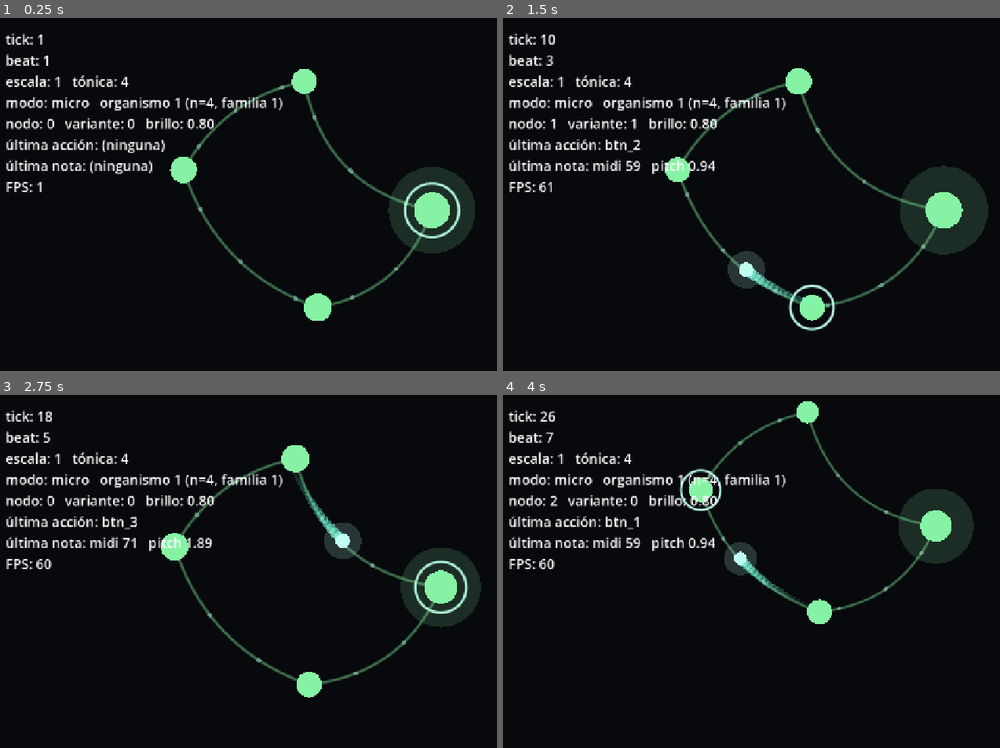
Above: before the commit, frames 1-4 (two rows, left to right).
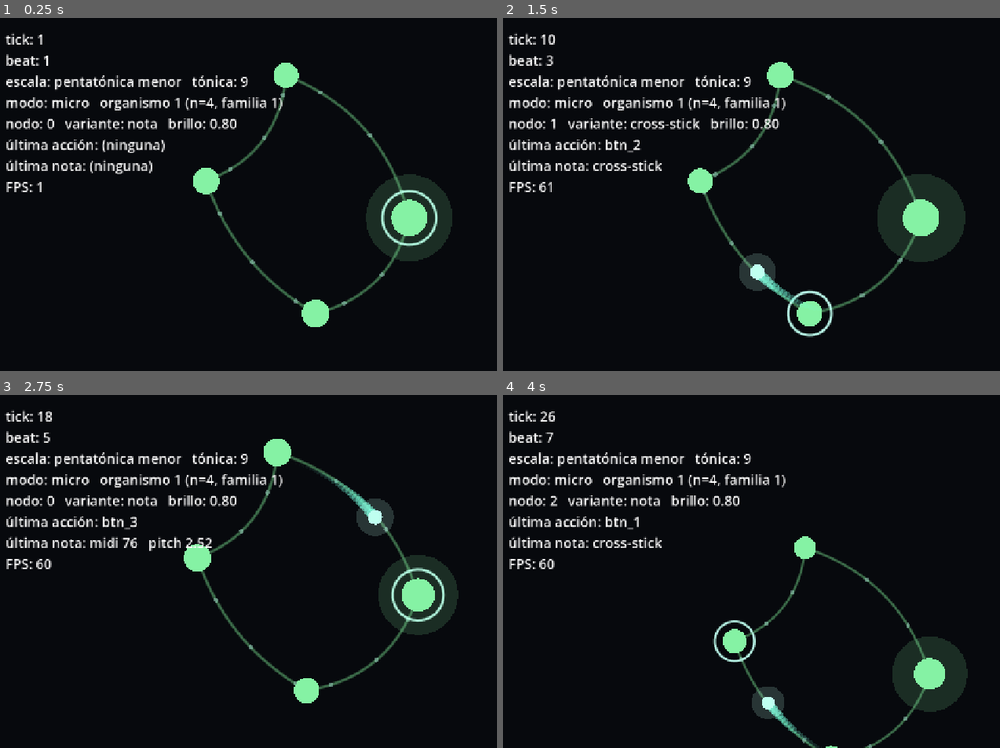
Above: after the commit, the same moments.

Repository: maximorales36-png/Arcumai-Organismo
Game: Godot game, scene res://src/view/main.tscn
The game is run twice, just before and just after one commit, with the same random seed, the same clock (stepped at 60 frames per second) and the same inputs.
Inputs:
- Up to frame 1 (0.25 s): no input
- Up to frame 2 (1.5 s): hold D (joy_right) 0.53-1.28 s; tap H (btn_1) at 0.6 s; hold S (joy_down) from 1.28 s (still down); tap J (btn_2) at 1.35 s
- Up to frame 3 (2.75 s): release S (joy_down) at 2.03 s; hold D (joy_right) from 2.03 s (still down); tap K (btn_3) at 2.1 s
- Up to frame 4 (4 s): release D (joy_right) at 2.78 s; hold W (joy_up) 2.78-3.53 s; tap L (btn_4) at 2.85 s; hold A (joy_left) from 3.53 s (still down); tap H (btn_1) at 3.6 s

The runs differ from the first frame. In frame 1, 7.7% of the frame differs, in the area x 11-96%, y 12-88%; in frame 2, 9.0%; in frame 3, 8.9%; in frame 4, 11%, in the area x 11-95%, y 1-100%.

Commit message:
M9: cross-stick, bombo, silencio y escala unica

Diff:
--- a/src/core/config.gd
+++ b/src/core/config.gd
@@ -48,7 +48,13 @@
 const VOICE_CAP := 16
 const SAMPLE_ROOT_MIDI := 60
 const FAMILY_COUNT := 3
-const VARIANT_COUNT := 3
+# Variantes por familia (R-25): B2 en Micro cicla entre estos cuatro estados.
+# La 0 conserva la nota afinada de la familia; la 3 mutea el nodo.
+const VARIANT_COUNT := 4
+const VARIANT_PITCHED := 0
+const VARIANT_CROSS_STICK := 1
+const VARIANT_KICK := 2
+const VARIANT_SILENCE := 3
 const FOCUS_OTHERS_DB := -9.0
 const FOCUS_OTHERS_LPF_HZ := 1200.0
 const FOCUS_FADE_S := 0.4
@@ -67,12 +73,11 @@
 const BRIGHTNESS_DEFAULT := 0.8
 const BRIGHTNESS_SPEED := 0.8
 
-# Escalas en semitonos desde la tónica, en el orden del sorteo de R-24.
-const SCALES := [
-	[0, 3, 5, 7, 10],
-	[0, 2, 4, 7, 9],
-	[0, 2, 3, 5, 7, 9, 10],
-]
+# Escala única de la instalación (R-24): todas las notas de todos los
+# organismos salen de acá. La tónica se sortea por sesión para que cada
+# función tenga otra altura, pero el modo es siempre el mismo.
+const SCALE := [0, 3, 5, 7, 10]
+const SCALE_NAME := "pentatónica menor"
 
 # Único listado de acciones de input: la escena de depuración y el router
 # leen de acá para no repetir strings.
@@ -106,3 +111,18 @@
 # R-26: el brillo mueve el corte del pasabajos entre 800 Hz y 16 kHz.
 static func cutoff_hz(brightness: float) -> float:
 	return 800.0 * pow(20.0, clampf(brightness, 0.0, 1.0))
+
+
+# Nombre de la variante para el overlay de desarrollo y el instructivo.
+static func variant_name(variant: int) -> String:
+	match variant:
+		VARIANT_PITCHED:
+			return "nota"
+		VARIANT_CROSS_STICK:
+			return "cross-stick"
+		VARIANT_KICK:
+			return "bombo"
+		VARIANT_SILENCE:
+			return "silencio"
+		_:
+			return "?"
--- a/src/view/main.gd
+++ b/src/view/main.gd
@@ -115,14 +115,13 @@
 func _start_session() -> void:
 	_dispose_world()
 
-	# Cada sesión sortea de nuevo escala y tónica (R-24, R-37). La semilla sale
-	# del reloj del sistema: el juego no debe repetir la misma pieza siempre.
+	# La escala es siempre la misma (R-24); solo se sortea la tónica para que
+	# cada sesión tenga otra altura. La semilla sale del reloj del sistema.
 	var rng := RandomNumberGenerator.new()
 	rng.seed = Time.get_ticks_usec()
-	var scale_index := rng.randi_range(0, Config.SCALES.size() - 1)
-	_scale = Config.SCALES[scale_index]
+	_scale = Config.SCALE
 	_tonic = rng.randi_range(0, 11)
-	_scale_label.text = "escala: %d   tónica: %d" % [scale_index + 1, _tonic]
+	_scale_label.text = "escala: %s   tónica: %d" % [Config.SCALE_NAME, _tonic]
 
 	_world = World.new(rng)
 	# El mundo nuevo necesita el tick actual para anclar bien el organismo.
@@ -234,15 +233,25 @@
 
 
 # Cada nodo suena con su variante y en el bus de su organismo (R-25, R-26).
+# La variante 3 es silencio: el nodo sigue pulsando en pantalla pero no gasta
+# voz. Las percusiones (cross-stick y bombo) no se transponen: suenan siempre
+# igual, porque no representan una altura de la escala.
 func _play_node(organism: OrganismState, node_index: int) -> void:
-	var midi := PitchMapping.midi_for_node(organism.model.nodes[node_index].y, organism.model.n, _scale, _tonic)
-	var pitch := PitchMapping.pitch_scale_for_midi(midi)
 	var variant := organism.session.variant_of(node_index)
+	if variant == Config.VARIANT_SILENCE:
+		_note_label.text = "última nota: silencio"
+		return
+	var pitch := 1.0
+	if variant == Config.VARIANT_PITCHED:
+		var midi := PitchMapping.midi_for_node(organism.model.nodes[node_index].y, organism.model.n, _scale, _tonic)
+		pitch = PitchMapping.pitch_scale_for_midi(midi)
+		_note_label.text = "última nota: midi %d   pitch %.2f" % [midi, pitch]
+	else:
+		_note_label.text = "última nota: %s" % Config.variant_name(variant)
 	var sample := _samples[organism.family * Config.VARIANT_COUNT + variant]
 	var bus: OrganismBus = _buses.get(organism.id)
 	var bus_name := bus.bus_name() if bus != null else "Master"
 	_voices.play(sample, pitch, NODE_SAMPLE_DB, bus_name)
-	_note_label.text = "última nota: midi %d   pitch %.2f" % [midi, pitch]
 
 
 func _on_nav_step(direction: Vector2) -> void:
@@ -645,9 +654,9 @@
 		organism.model.n,
 		organism.family + 1,
 	]
-	_session_label.text = "nodo: %d   variante: %d   brillo: %.2f" % [
+	_session_label.text = "nodo: %d   variante: %s   brillo: %.2f" % [
 		organism.session.selected,
-		organism.session.variant_of(organism.session.selected),
+		Config.variant_name(organism.session.variant_of(organism.session.selected)),
 		organism.session.brightness(),
 	]
 
--- a/tests/test_pitch_mapping.gd
+++ b/tests/test_pitch_mapping.gd
@@ -23,8 +23,8 @@
 	return _ok("T-13", "midi en [24, 96] y dentro de la escala; el grado nunca baja al subir el nodo")
 
 
-# Para todo n, escala y tónica, la nota queda en [24, 96] y pertenece a la
-# escala. Se prueban los bordes del radio y las alturas reales de organismos
+# Para todo n y tónica, la nota queda en [24, 96] y pertenece a la escala
+# única. Se prueban los bordes del radio y las alturas reales de organismos
 # generados, porque el borde es donde el clamp de R-23 puede fallar.
 func _range_and_scale_violation() -> String:
 	for n in range(Config.N_MIN, Config.N_MAX + 1):
@@ -35,16 +35,15 @@
 			for position in model.nodes:
 				heights.append(position.y)
 
-		for scale_index in Config.SCALES.size():
-			var scale: Array = Config.SCALES[scale_index]
-			for tonic in 12:
-				for y_local in heights:
-					var midi := PitchMapping.midi_for_node(y_local, n, scale, tonic)
-					if midi < MIDI_MIN or midi > MIDI_MAX:
-						return "n=%d escala=%d tónica=%d y=%.1f dio midi %d" % [n, scale_index + 1, tonic, y_local, midi]
-					var semitones := midi - Config.base_midi(n) - tonic
-					if not scale.has(posmod(semitones, 12)):
-						return "n=%d escala=%d tónica=%d dio midi %d, fuera de la escala" % [n, scale_index + 1, tonic, midi]
+		var scale: Array = Config.SCALE
+		for tonic in 12:
+			for y_local in heights:
+				var midi := PitchMapping.midi_for_node(y_local, n, scale, tonic)
+				if midi < MIDI_MIN or midi > MIDI_MAX:
+					return "n=%d escala=%s tónica=%d y=%.1f dio midi %d" % [n, Config.SCALE_NAME, tonic, y_local, midi]
+				var semitones := midi - Config.base_midi(n) - tonic
+				if not scale.has(posmod(semitones, 12)):
+					return "n=%d escala=%s tónica=%d dio midi %d, fuera de la escala" % [n, Config.SCALE_NAME, tonic, midi]
 	return ""
 
 
@@ -53,18 +52,17 @@
 func _monotonic_violation() -> String:
 	for n in range(Config.N_MIN, Config.N_MAX + 1):
 		var radius := Config.r_max(n)
-		for scale_index in Config.SCALES.size():
-			for tonic in 12:
-				var previous := -1
-				for step in 101:
-					# De +radius (abajo) a -radius (arriba).
-					var y_local := radius - 2.0 * radius * step / 100.0
-					var degree := PitchMapping.degree_for_height(y_local, n)
-					if degree < 0 or degree >= Config.PITCH_SPAN_DEGREES:
-						return "el grado %d quedó fuera de [0, %d]" % [degree, Config.PITCH_SPAN_DEGREES - 1]
-					if degree < previous:
-						return "n=%d escala=%d: subir el nodo bajó el grado de %d a %d" % [n, scale_index + 1, previous, degree]
-					previous = degree
+		for tonic in 12:
+			var previous := -1
+			for step in 101:
+				# De +radius (abajo) a -radius (arriba).
+				var y_local := radius - 2.0 * radius * step / 100.0
+				var degree := PitchMapping.degree_for_height(y_local, n)
+				if degree < 0 or degree >= Config.PITCH_SPAN_DEGREES:
+					return "el grado %d quedó fuera de [0, %d]" % [degree, Config.PITCH_SPAN_DEGREES - 1]
+				if degree < previous:
+					return "n=%d escala=%s: subir el nodo bajó el grado de %d a %d" % [n, Config.SCALE_NAME, previous, degree]
+				previous = degree
 	return ""
 
 
--- /dev/null
+++ b/tests/test_variants.gd
@@ -0,0 +1,55 @@
+# Test del ciclo de variantes de un nodo (R-25): T-24.
+# Comprueba que B2 recorre nota, cross-stick, bombo y silencio, y que el
+# silencio es una variante válida que no gasta voz.
+# Contrato: `extends RefCounted` con `run() -> Array[Dictionary]`.
+
+extends RefCounted
+
+
+func run() -> Array[Dictionary]:
+	return [_t24()]
+
+
+func _t24() -> Dictionary:
+	if Config.VARIANT_COUNT != 4:
+		return _fail("VARIANT_COUNT debería ser 4 y es %d" % Config.VARIANT_COUNT)
+
+	var model := OrganismModel.new(1, 4, 0, _seeded_rng(7))
+	var session := MicroSession.new(model)
+	if session.variant_of(0) != Config.VARIANT_PITCHED:
+		return _fail("un nodo nuevo debería arrancar en la nota afinada")
+
+	# Después de cada toque de B2, el nodo avanza una variante.
+	var expected := [
+		Config.VARIANT_CROSS_STICK,
+		Config.VARIANT_KICK,
+		Config.VARIANT_SILENCE,
+		Config.VARIANT_PITCHED,
+	]
+	for i in expected.size():
+		session.b2_pressed()
+		if session.variant_of(0) != expected[i]:
+			return _fail("toque %d: se esperaba %s y quedó %s" % [
+				i + 1,
+				Config.variant_name(expected[i]),
+				Config.variant_name(session.variant_of(0)),
+			])
+
+	if Config.variant_name(Config.VARIANT_SILENCE) != "silencio":
+		return _fail("la variante de silencio no se llama silencio")
+
+	return _ok("T-24", "B2 recorre nota, cross-stick, bombo y silencio")
+
+
+func _seeded_rng(value: int) -> RandomNumberGenerator:
+	var rng := RandomNumberGenerator.new()
+	rng.seed = value
+	return rng
+
+
+func _ok(test_id: String, detail: String) -> Dictionary:
+	return {"id": test_id, "ok": true, "detail": detail}
+
+
+func _fail(detail: String) -> Dictionary:
+	return {"id": "T-24", "ok": false, "detail": detail}
--- a/tests/test_world.gd
+++ b/tests/test_world.gd
@@ -1,4 +1,4 @@
-# Test de la siembra en Macro (R-33): T-17 y T-23 (propuesto).
+# Test de la siembra en Macro (R-33): T-17 y T-23.
 # Verifica que n se recorta a [N_MIN, N_MAX] al cambiarlo en vivo, que la
 # posición elegida respeta MIN_ORG_DISTANCE cuando hay lugar, que el tope de
 # organismos produce rechazo y que la carga de B2 y su enfriamiento se respetan.
@@ -158,14 +158,14 @@
 	world.b2_released()
 
 	return {
-		"id": "T-23 (propuesto)",
+		"id": "T-23",
 		"ok": true,
 		"detail": "la carga cancela al soltar y el enfriamiento deja ajustar los nodos",
 	}
 
 
 func _fail_t23(detail: String) -> Dictionary:
-	return {"id": "T-23 (propuesto)", "ok": false, "detail": detail}
+	return {"id": "T-23", "ok": false, "detail": detail}
 
 
 func _ok(test_id: String, detail: String) -> Dictionary:
--- a/tools/generate_placeholders.gd
+++ b/tools/generate_placeholders.gd
@@ -1,5 +1,9 @@
-# Genera los placeholders de audio de R-25: 3 familias x 3 variantes, en C4,
-# con timbres distintos y envolvente corta. Se corre una sola vez:
+# Genera los placeholders de audio de R-25: 3 familias x 4 variantes.
+# Variante 0: nota afinada de la familia (pluck) en C4.
+# Variante 1: cross-stick (rim click / side-stick), corto y seco.
+# Variante 2: bombo grave con barrido de altura.
+# Variante 3: silencio, para mutear un nodo desde Micro.
+# Se corre una sola vez:
 #   godot --headless --path . --script res://tools/generate_placeholders.gd
 # Escribe WAV mono de 16 bits en res://audio/placeholder/ y sale.
 # No se usa en tiempo de ejecución: es una herramienta de desarrollo.
@@ -11,7 +15,7 @@
 const DURATION_S := 0.45
 const ATTACK_S := 0.004
 const AMPLITUDE := 0.6
-# C4, la nota en la que están grabadas las muestras (SAMPLE_ROOT_MIDI).
+# C4, la nota en la que están grabadas las muestras afinadas (SAMPLE_ROOT_MIDI).
 const ROOT_HZ := 261.6255653
 
 
@@ -20,7 +24,7 @@
 		DirAccess.make_dir_recursive_absolute(OUT_DIR)
 
 	for family in 3:
-		for variant in 3:
+		for variant in 4:
 			var stream := _render(family, variant)
 			var path := "%s/family_%d_%d.wav" % [OUT_DIR, family + 1, variant]
 			var error := stream.save_to_wav(path)
@@ -33,35 +37,30 @@
 	quit(0)
 
 
-# Cada familia tiene un timbre propio y cada variante cambia la caída y la
-# mezcla de armónicos, para que B2 (ciclar variantes) se note a oído.
+# Cada familia conserva un timbre propio en la variante 0; las percusiones
+# cambian apenas de color por familia para que los organismos no suenen
+# idénticos. La variante 3 se deja en cero a propósito.
 func _render(family: int, variant: int) -> AudioStreamWAV:
-	var decay := 7.0 + variant * 2.5
-	var second := 0.0
-	var third := 0.0
-	match family:
-		0:
-			second = 0.0
-			third = 0.0
-		1:
-			second = 0.35 - variant * 0.05
-			third = 0.0
-		_:
-			second = 0.20
-			third = 0.15 + variant * 0.05
-
 	var sample_count := int(MIX_RATE * DURATION_S)
 	var data := PackedByteArray()
 	data.resize(sample_count * 2)
+	var kick_phase := 0.0
 	for i in sample_count:
 		var t := float(i) / MIX_RATE
-		# Ataque corto para que el pluck no empiece con un chasquido.
-		var attack := minf(1.0, t / ATTACK_S)
-		var envelope := attack * exp(-t * decay)
-		var value := sin(TAU * ROOT_HZ * t)
-		value += second * sin(TAU * ROOT_HZ * 2.0 * t)
-		value += third * sin(TAU * ROOT_HZ * 3.0 * t)
-		value *= envelope * AMPLITUDE
+		var value := 0.0
+		match variant:
+			0:
+				value = _pluck(family, t)
+			1:
+				value = _cross_stick(family, i, t)
+			2:
+				# El barrido de 168 Hz a 48 Hz da el golpe de bombo; la fase se
+				# acumula para que el barrido no se oiga como un chirrido.
+				var frequency := 48.0 + 120.0 * exp(-t * 30.0)
+				kick_phase += TAU * frequency / MIX_RATE
+				value = _kick(t, kick_phase, i, family)
+			3:
+				value = 0.0
 		data.encode_s16(i * 2, int(clampf(value, -1.0, 1.0) * 32767.0))
 
 	var stream := AudioStreamWAV.new()
@@ -70,3 +69,56 @@
 	stream.stereo = false
 	stream.data = data
 	return stream
+
+
+# Variante 0: el pluck original. Cada familia cambia la mezcla de armónicos.
+func _pluck(family: int, t: float) -> float:
+	var second := 0.0
+	var third := 0.0
+	match family:
+		0:
+			second = 0.0
+			third = 0.0
+		1:
+			second = 0.35
+			third = 0.0
+		_:
+			second = 0.20
+			third = 0.15
+
+	var attack := minf(1.0, t / ATTACK_S)
+	var envelope := attack * exp(-t * 7.0)
+	var value := sin(TAU * ROOT_HZ * t)
+	value += second * sin(TAU * ROOT_HZ * 2.0 * t)
+	value += third * sin(TAU * ROOT_HZ * 3.0 * t)
+	return value * envelope * AMPLITUDE
+
+
+# Variante 1: cross-stick. Un click de ruido muy corto más un tono de madera;
+# la caída rápida es lo que lo separa de la nota.
+func _cross_stick(family: int, index: int, t: float) -> float:
+	if t > 0.14:
+		return 0.0
+	var attack := minf(1.0, t / 0.001)
+	var envelope := attack * exp(-t * 55.0)
+	var center := 1500.0 + family * 350.0
+	var tone := sin(TAU * center * t) * 0.55
+	var noise := _noise(index, family) * 0.55
+	return (tone + noise) * envelope * 0.7
+
+
+# Variante 2: bombo. Cuerpo grave con un click de ataque; el decaimiento es
+# más largo que el del cross-stick para que se sienta el peso.
+func _kick(t: float, phase: float, index: int, family: int) -> float:
+	var attack := minf(1.0, t / 0.002)
+	var envelope := attack * exp(-t * 9.0)
+	var body := sin(phase) * 0.9
+	var click := _noise(index, family) * exp(-t * 120.0) * 0.25
+	return (body + click) * envelope * 0.8
+
+
+# Ruido blanco determinista: el mismo índice y familia dan siempre el mismo
+# valor, así los placeholders se pueden regenerar sin cambios inesperados.
+func _noise(index: int, seed_value: int) -> float:
+	var x := (index * 1103515245 + seed_value * 12345) & 0x7fffffff
+	return float(x) / 1073741823.5 - 1.0
Not shown, added: audio/placeholder/family_1_3.wav.import
Not shown, added: audio/placeholder/family_2_3.wav.import
Not shown, added: audio/placeholder/family_3_3.wav.import
Not shown, added: tests/test_variants.gd.uid
Not shown, changed: DISENO.md
Not shown, changed: ESPECIFICACION.md
Not shown, changed: INSTRUCTIVO.md
Not shown, changed: audio/placeholder/family_1_1.wav
Not shown, changed: audio/placeholder/family_1_2.wav
Not shown, added: audio/placeholder/family_1_3.wav
Not shown, changed: audio/placeholder/family_2_1.wav
Not shown, changed: audio/placeholder/family_2_2.wav
(and 4 more such lines)
